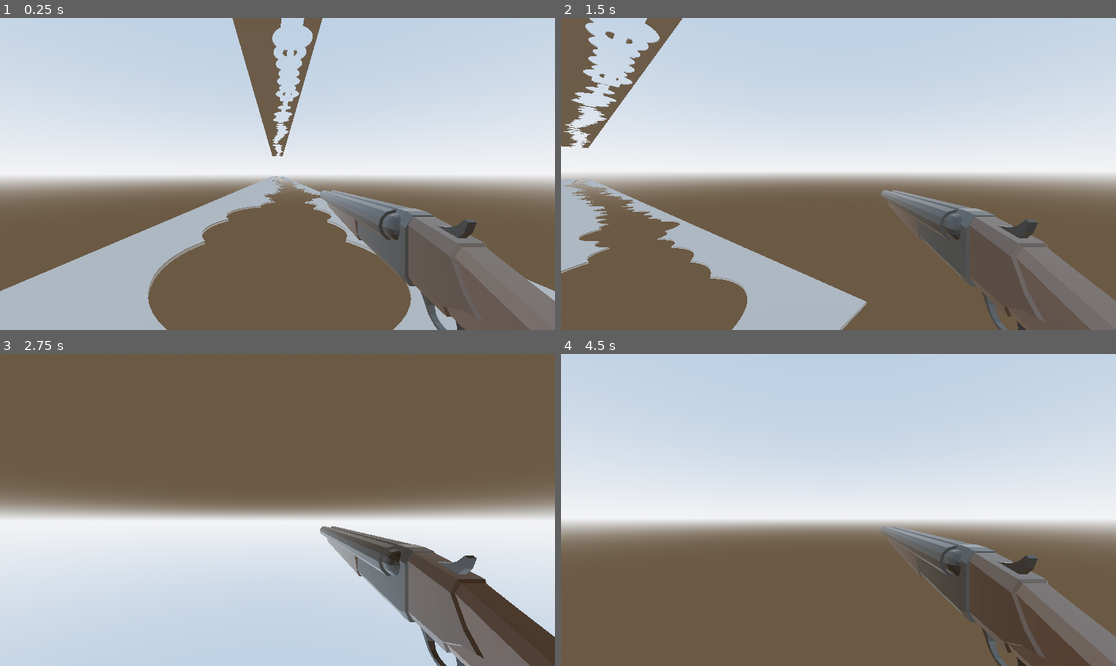
Above: before the commit, frames 1-4 (two rows, left to right).
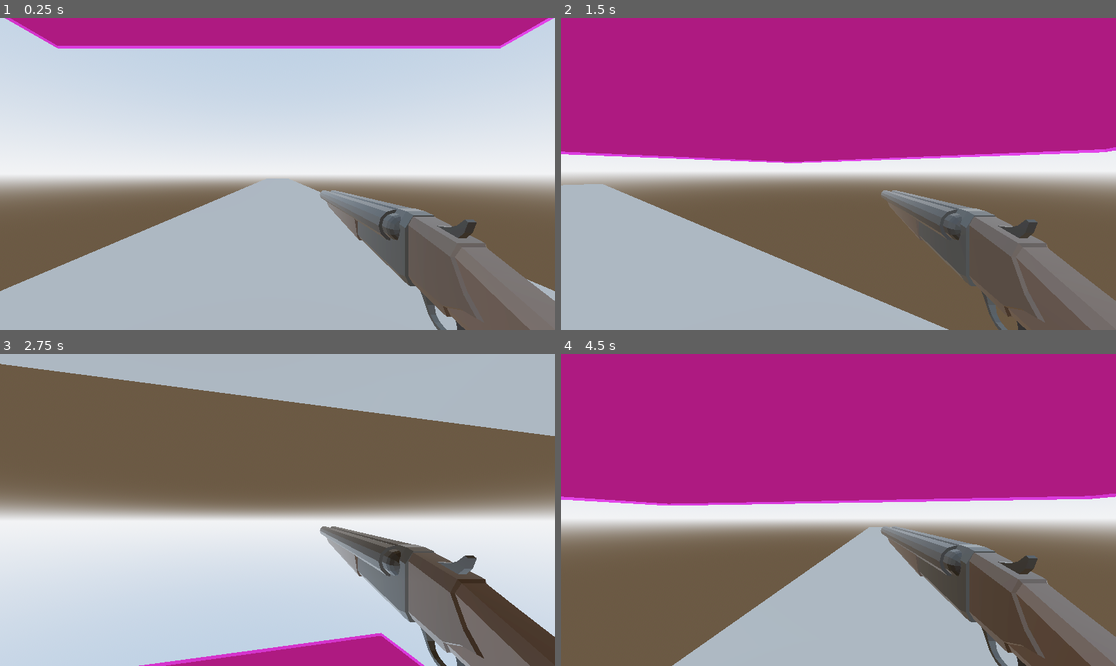
Above: after the commit, the same moments.

Repository: Games4Doritos/UWAGameJam2
Game: Godot game, scene res://Scenes/world.tscn
Two runs of this game, one before a commit and one after it. Both use one fixed random seed, a clock stepped at 60 frames per second and the inputs below. This scene is started directly instead of the project's main scene.
Inputs (mouse positions are in pixels of both pictures, inside the frame that each line leads up to):
- Up to frame 1 (0.25 s): no input
- Up to frame 2 (1.5 s): move the mouse to (866, 174) at 0.52 s; hold Shift (run, bound only before the commit) 0.53-1.28 s; hold W (forward) from 0.53 s (still down); click (866, 174) at 0.67 s; tap Space (jump) at 0.77 s; move the mouse to (810, 174) at 1.27 s; tap Shift (run, bound only before the commit) at 1.35 s; click (810, 174) at 1.42 s
- Up to frame 3 (2.75 s): keep holding W (forward); tap Space (jump) at 1.52 s; move the mouse to (288, 503) at 2.02 s; hold Shift (run, bound only before the commit) from 2.03 s (still down); click (288, 503) at 2.17 s
- Up to frame 4 (4.5 s): keep holding W (forward); move the mouse to (832, 516) at 2.77 s; release Shift (run, bound only before the commit) at 2.78 s; tap Shift (run, bound only before the commit) at 2.85, 4.35 s; click (832, 516) at 2.92 s; tap Space (jump) at 3.02, 3.77 s; move the mouse to (877, 513) at 3.52 s; hold Shift (run, bound only before the commit) 3.53-4.28 s; click (877, 513) at 3.67 s; move the mouse to (794, 506) at 4.27 s; click (794, 506) at 4.42 s

The runs differ from the first frame. In frame 1, 25% of the frame differs, in the area x 0-100%, y 0-100%; in frame 2, 56%; in frame 3, 18%; in frame 4, 61%.

Commit message:
Revert "Added sprint + procedural hole generation in platforms"
This reverts commit 9563bb8011f0f65cda6b437e42eadb70ca5fc58a.

Diff:
--- a/Scenes/hole.tscn
+++ b/Scenes/hole.tscn
@@ -1,5 +1,4 @@
 [gd_scene format=3 uid="uid://b70vnsu3k8k0h"]
 
 [node name="CSGMesh3D" type="CSGMesh3D"]
-operation = 2
 use_collision = true
--- a/Scenes/world.tscn
+++ b/Scenes/world.tscn
@@ -20,7 +20,10 @@
 glow_enabled = true
 adjustment_brightness = 6.76
 
-[sub_resource type="PrismMesh" id="PrismMesh_8j60k"]
+[sub_resource type="BoxMesh" id="BoxMesh_a02cp"]
+
+[sub_resource type="StandardMaterial3D" id="StandardMaterial3D_5a7ea"]
+albedo_color = Color(1, 0.2, 1, 1)
 
 [node name="Node3D2" type="Node3D"]
 script = ExtResource("1_a02cp")
@@ -28,19 +31,25 @@
 [node name="WorldEnvironment" type="WorldEnvironment" parent="."]
 environment = SubResource("Environment_a02cp")
 
+[node name="CSGMesh3D" type="CSGMesh3D" parent="."]
+transform = Transform3D(-8.603006, 0, 0, 0, -0.0498811, 0, 0, 0, -7.895674, 0.028707623, 0.046147585, 0)
+use_collision = true
+flip_faces = true
+mesh = SubResource("BoxMesh_a02cp")
+material = SubResource("StandardMaterial3D_5a7ea")
+
 [node name="pauseMenu" parent="." instance=ExtResource("3_8j60k")]
 visible = false
 
-[node name="player" parent="." instance=ExtResource("3_5a7ea")]
+[node name="CSGMesh3D2" type="CSGMesh3D" parent="."]
+transform = Transform3D(-8.603006, 0, 0, 0, -0.0498811, 0, 0, 0, -7.895674, 0.028707623, 5.1450367, 0)
+use_collision = true
+flip_faces = true
+mesh = SubResource("BoxMesh_a02cp")
+material = SubResource("StandardMaterial3D_5a7ea")
+
+[node name="Node3D" parent="." instance=ExtResource("3_5a7ea")]
 transform = Transform3D(1, 0, 0, 0, 1, 0, 0, 0, 1, 0, 2.2996776, 0)
 
-[node name="bottomPlatform" parent="." instance=ExtResource("4_8j60k")]
-transform = Transform3D(1, 0, 0, 0, 1, 0, 0, 0, 1, 0, 0.518, -100)
-
-[node name="topPlatform" parent="." instance=ExtResource("4_8j60k")]
-transform = Transform3D(1, 0, 0, 0, 1, 0, 0, 0, 1, 0, 20, -100)
-
-[node name="CSGMesh3D" type="CSGMesh3D" parent="."]
-transform = Transform3D(1, 0, 0, 0, 1, 0, 0, 0, 1, 0, 3.5662155, 8.462226)
-use_collision = true
-mesh = SubResource("PrismMesh_8j60k")
+[node name="CSGMesh3D3" parent="." instance=ExtResource("4_8j60k")]
+transform = Transform3D(1, 0, 0, 0, 1, 0, 0, 0, 1, 0, 0.5182853, 0)
--- a/Scripts/platform.gd
+++ b/Scripts/platform.gd
@@ -3,7 +3,7 @@
 
 const hole = preload("res://Scenes/hole.tscn")
 
-func createHole(x,h):
+func createHole(x,y, h):
 	var newHole := hole.instantiate()
 	#random shape
 	var result = randi_range(0,3)
@@ -22,16 +22,16 @@
 		newHole.set_mesh(TorusMesh.new())
 		newHole.mesh.outer_radius = randf_range(1.2,3)
 		newHole.mesh.inner_radius = randi_range(newHole.mesh.outer_radius/5, newHole.mesh.outer_radius/2)
-	#Bit confusing, the noise is fetched for a certain (x,y) point, this point is roughly transformed to (noise * platform width, x) which is where the shape is placed
-	newHole.position = Vector3(h*self.mesh.size.x,0,x-self.mesh.size.z/2)
+	newHole.position = Vector3(x-self.mesh.size.x/2, h*100, y - self.mesh.size.z/2)
 	self.add_child(newHole)
 
 
 func _ready():
 	var noiseCreator = FastNoiseLite.new()
-	noiseCreator.noise_type = FastNoiseLite.TYPE_PERLIN
-	for i in int(self.mesh.size.z/3):
-		for x in int(self.mesh.size.x/3):
-			var noise = noiseCreator.get_noise_2d(3*x,3*i)
-			createHole(3*i, noise)
-			print(noise)
+	noiseCreator.noise_type = FastNoiseLite.TYPE_SIMPLEX
+	for i in int(self.mesh.size.z):
+		for x in int(self.mesh.size.x):
+			var noise = noiseCreator.get_noise_2d(x,i)
+			#createHole(x,i, noise)
+			if noise > 0:
+				print(noise)
--- a/Scripts/player.gd
+++ b/Scripts/player.gd
@@ -12,7 +12,6 @@
 var isPaused = false
 var pauseMenu
 var flip = 1
-var sprintSpeed = 1
 
 func _ready():
 	pauseMenu = get_tree().get_first_node_in_group("pauseMenu")
@@ -42,7 +41,6 @@
 
 
 
-
 func _physics_process(delta: float) -> void:
 	# Add the gravity.
 	if Input.is_action_just_pressed("Esc") and not pauseMenu.isPaused and not pauseMenu.escDead:
@@ -50,11 +48,6 @@
 		pauseMenu.visible = true
 		get_tree().paused = true
 		Input.mouse_mode = Input.MOUSE_MODE_VISIBLE
-
-	if Input.is_action_pressed("run"):
-		sprintSpeed = 1.5
-	else:
-		sprintSpeed = 1
 
 	if not pauseMenu.isPaused:
 		if not is_on_floor():
@@ -68,7 +61,7 @@
 		# As good practice, you should replace UI actions with custom gameplay actions.
 		var input_dir := Input.get_vector("backward", "forward", "left", "right")
 
-		var movement_dir_3d = yaw.basis.x * input_dir.y - flip * yaw.basis.z * input_dir.x * sprintSpeed
+		var movement_dir_3d = yaw.basis.x * input_dir.y - flip * yaw.basis.z * input_dir.x
 
 		position += movement_dir_3d * SPEED * delta
 
--- a/project.godot
+++ b/project.godot
@@ -51,8 +51,3 @@
 "events": [Object(InputEventKey,"resource_local_to_scene":false,"resource_name":"","device":-1,"window_id":0,"alt_press …(191 unchanged characters)…
 ]
 }
-run={
-"deadzone": 0.2,
-"events": [Object(InputEventKey,"resource_local_to_scene":false,"resource_name":"","device":-1,"window_id":0,"alt_pressed":false,"shift_pressed":false,"ctrl_pressed":false,"meta_pressed":false,"pressed":false,"keycode":0,"physical_keycode":4194325,"key_label":0,"unicode":0,"location":0,"echo":false,"script":null)
-]
-}
Not shown: 1 places in Scenes/world.tscn that only renumber resources
